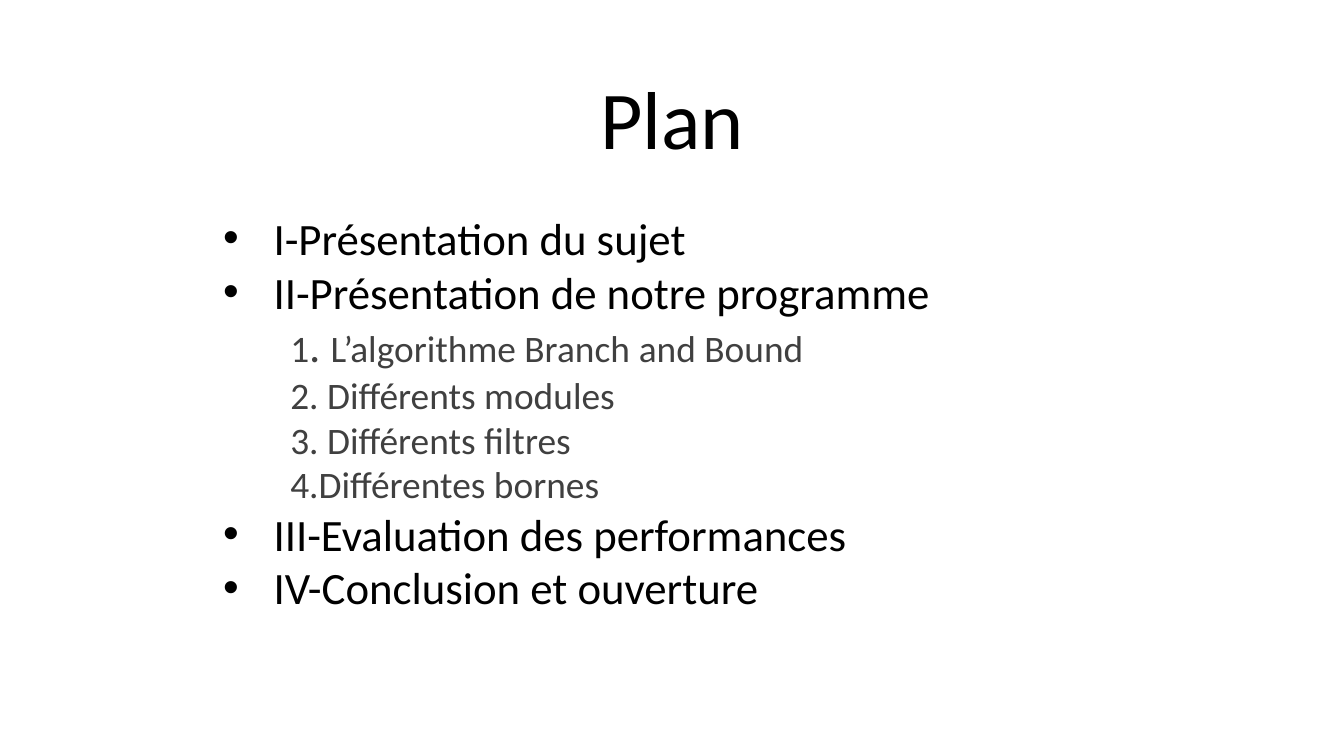
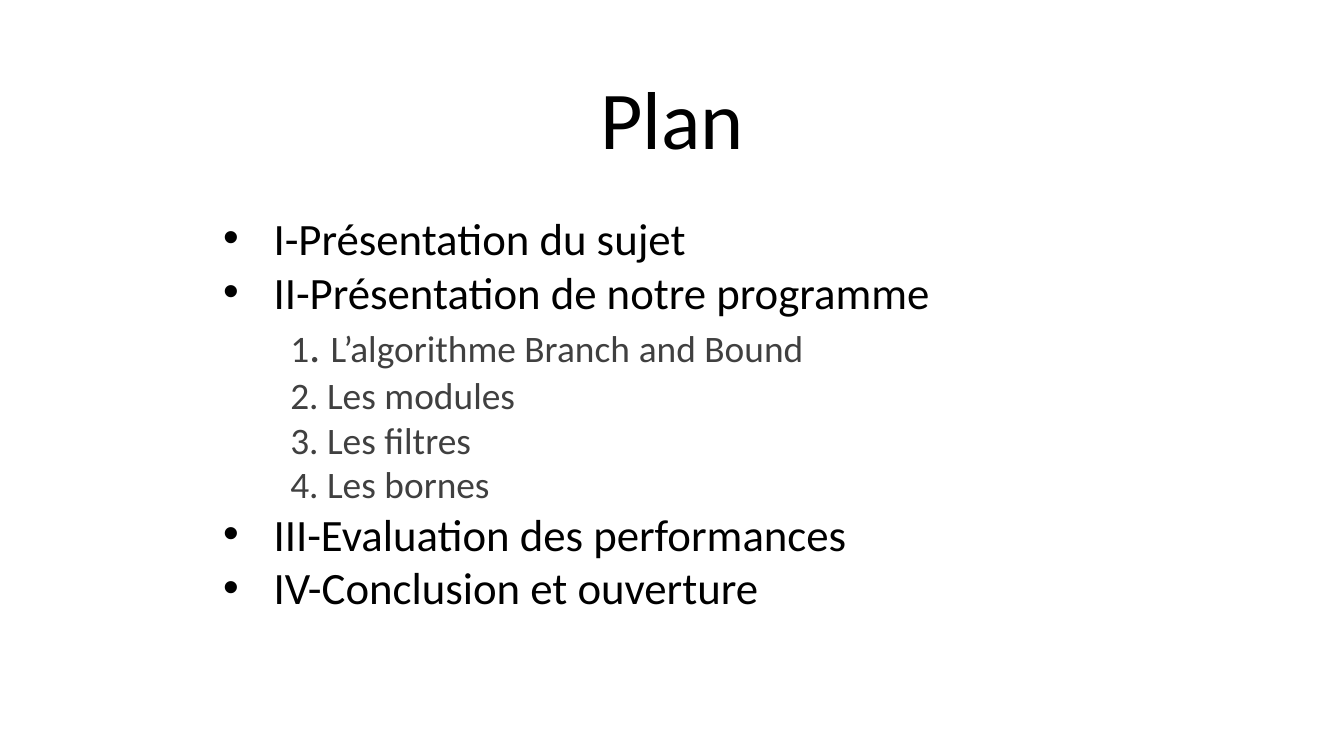
Before and after one commit to doriancoste/conflicts_resolution, a slide deck: slide 2 of presentation.pptx. Drawn at 1344x756 pixels with LibreOffice and Linux fonts; fonts in the diff are those of the drawing; background and template pictures are left out. Boxes give left, top, right and bottom in pixels: in the first picture for what was removed or moved away, otherwise in the second. Text is boxed around its words. In the diff, an @@ line names an element or a change of style, - is before the commit and + after.

```diff
--- a/presentation.pptx
+++ b/presentation.pptx
@@ text at (290, 383, 515, 499): text changed @@
-2. Différents modules
-3. Différents filtres
-4.Différentes bornes
+2. Les modules
+3. Les filtres
+4. Les bornes
```
Also in this commit, not shown: 5 other slides changed.
